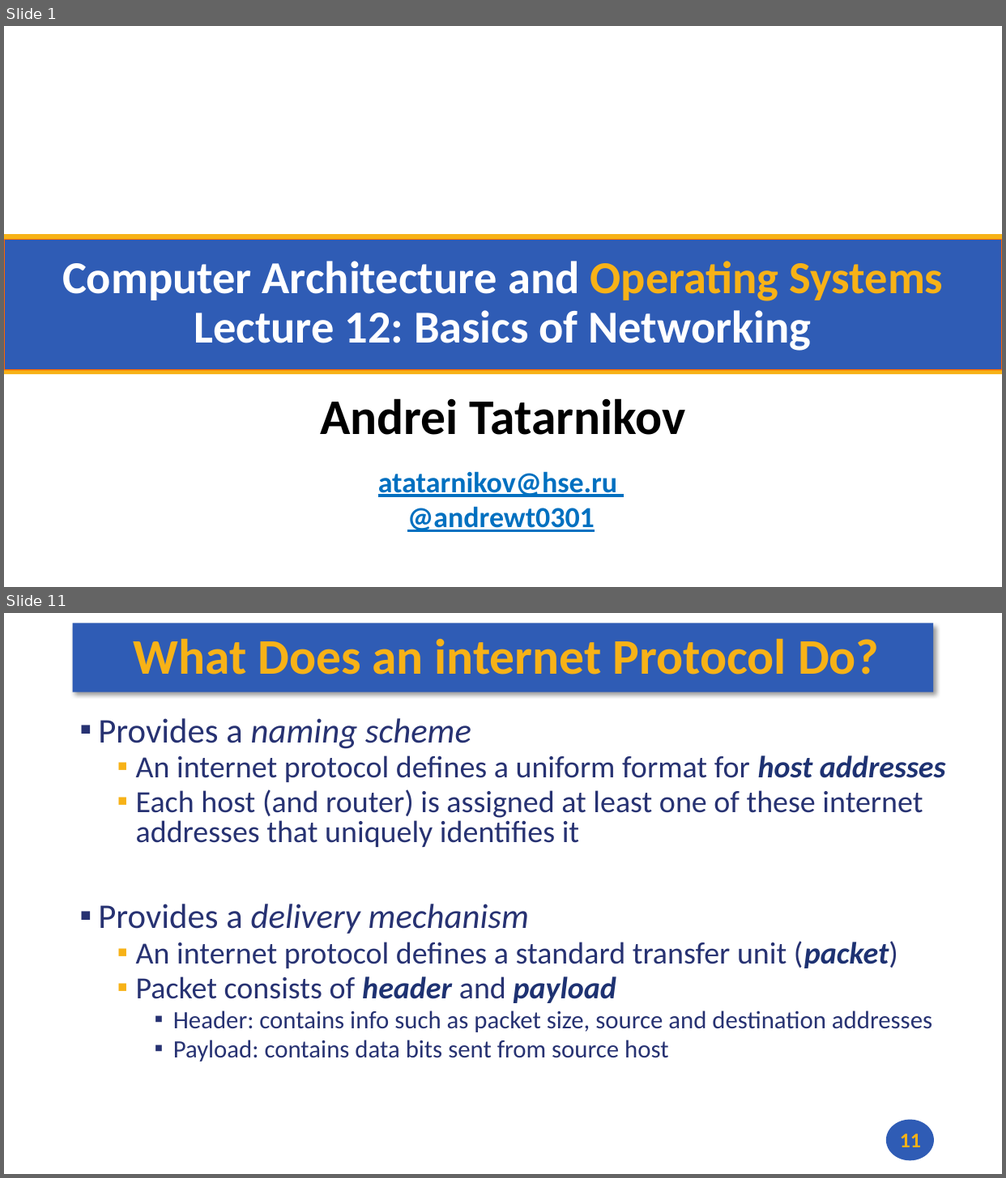
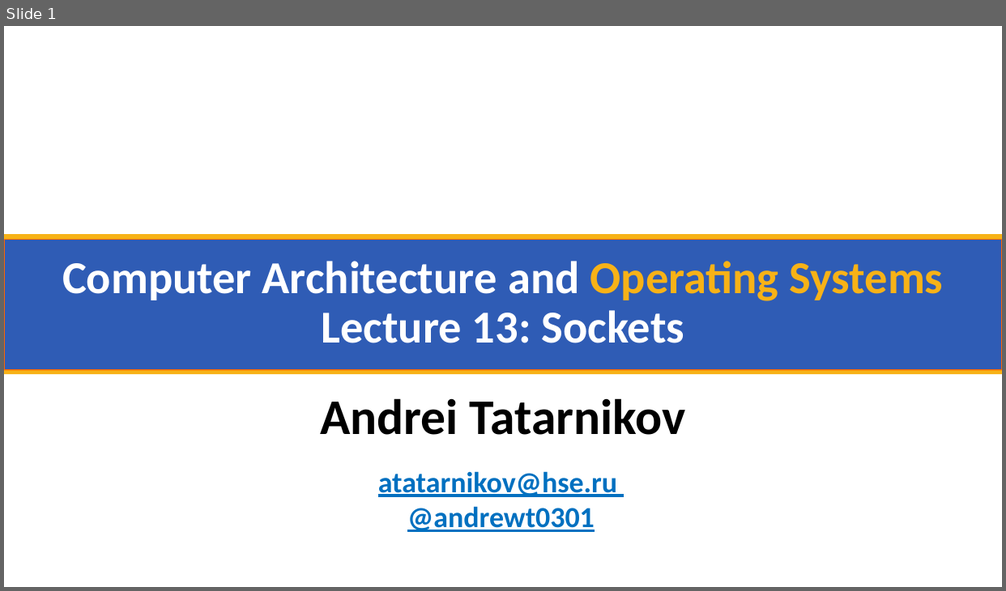
Before and after one commit to andrewt0301/hse-acos-course, a slide deck: docs/part2os/13_Sockets/OS_Lecture_13.pptx. Shown one above the other, each under a label of ours: slides 1 and 11 before the commit, slide 1 after it; the slides between them are not shown. The pictures are 1006x1178 and 1006x591 pixels, drawn with LibreOffice and Linux fonts; fonts in the diff are those of the drawing; background and template pictures are left out. Boxes give left, top, right and bottom in pixels: in the first picture for what was removed or moved away, otherwise in the second. Text is boxed around its words. In the diff, an @@ line names an element or a change of style, - is before the commit and + after.

```diff
--- a/docs/part2os/13_Sockets/OS_Lecture_13.pptx
+++ b/docs/part2os/13_Sockets/OS_Lecture_13.pptx
@@ slide 11 removed at bbox=[4, 613, 1002, 1174], background #FFFFFF @@
@@ rectangle removed at bbox=[73, 624, 934, 692] @@
@@ title removed at bbox=[133, 639, 879, 675] @@
-What Does an internet Protocol Do?
@@ text removed at bbox=[98, 718, 946, 1062] @@
-▪ Provides a naming scheme
-  ▪ An internet protocol defines a uniform format for host addresses
-  ▪ Each host (and router) is assigned at least one of these internet addresses that uniquely identifies it
-▪ Provides a delivery mechanism
-  ▪ An internet protocol defines a standard transfer unit (packet)
-  ▪ Packet consists of header and payload
-    ▪ Header: contains info such as packet size, source and destination addresses
-    ▪ Payload: contains data bits sent from source host
@@ ellipse removed at bbox=[886, 1120, 934, 1161] @@
@@ page number removed at bbox=[900, 1134, 921, 1148] @@
-11
@@ slide 1 changed as well @@
@@ title at bbox=[62, 261, 943, 344]: text changed @@
-Computer Architecture and Operating Systems
-Lecture 12: Basics of Networking
+Computer Architecture and Operating Systems
+Lecture 13: Sockets
```
Also in this commit, not shown: 26 slides added, 29 other slides removed, 2 other files.
